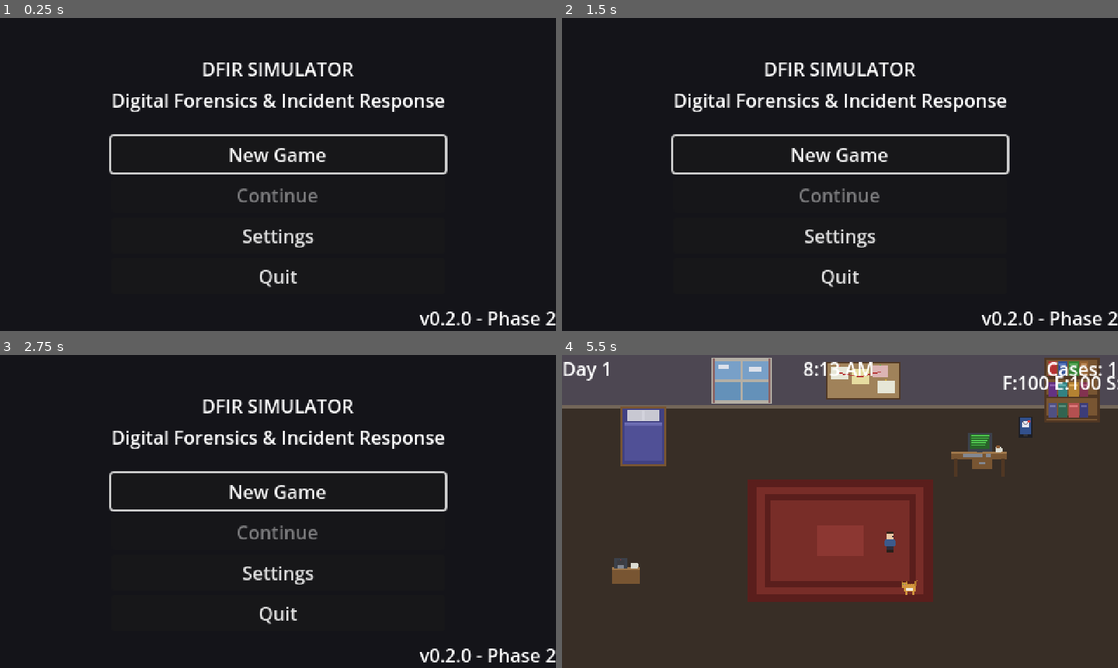
Above: before the commit, frames 1-4 (two rows, left to right).
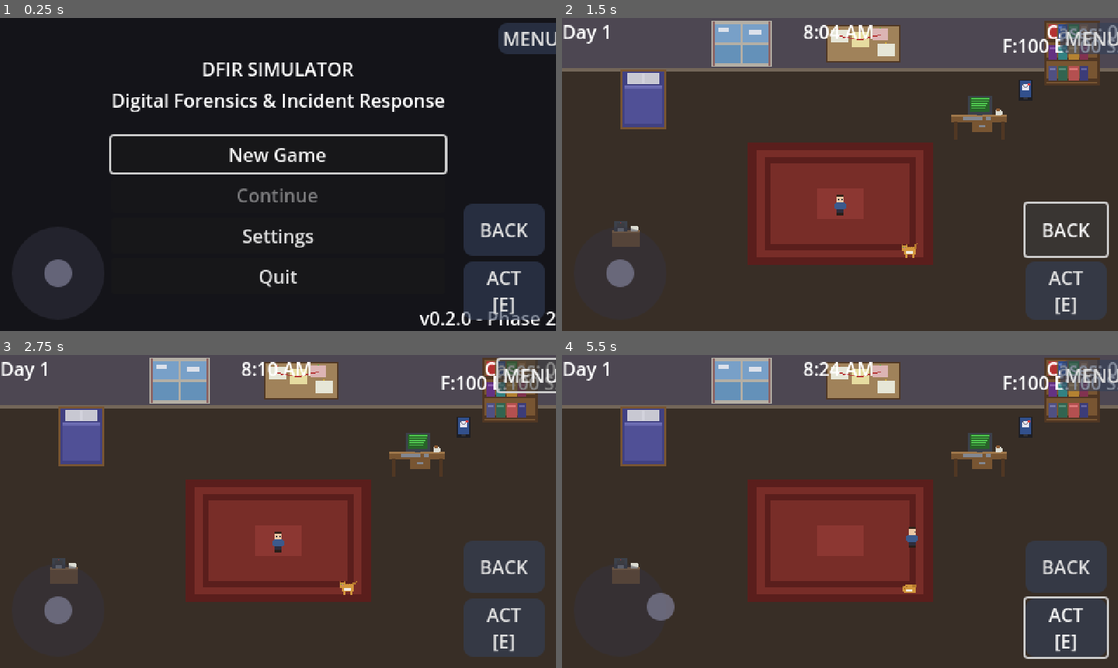
Above: after the commit, the same moments.

Repository: jbeley/dfir-godot
Game: Godot game, scene res://src/scenes/main_menu/main_menu.tscn
Two runs of this game, one before a commit and one after it. Both use one fixed random seed, a clock stepped at 60 frames per second and the inputs below. Sound files missing from this copy of the repository are replaced by a short silence.
Inputs (mouse positions are in pixels of both pictures, inside the frame that each line leads up to):
- Up to frame 1 (0.25 s): no input
- Up to frame 2 (1.5 s): click (1067, 230) at 0.5 s, where only the run after the commit has a clickable "BACK"; click (1067, 230) at 1.25 s, where only the run after the commit has a clickable "BACK"
- Up to frame 3 (2.75 s): click (533, 373) at 2 s, where only the run after the commit has a clickable "MENU"
- Up to frame 4 (5.5 s): click (840, 492) at 2.75 s, where only the run before the commit has a clickable "New Game"; click (1067, 627) at 3.5 s, where only the run after the commit has a clickable "ACT [E]"; tap Enter (ui_accept) at 4.25, 4.52 s; move the mouse to (962, 495) at 4.27 s; hold D (move_right) 4.28-5 s; hold E (interact) 4.28-5 s; click (962, 495) at 4.42 s; drag from (728, 527) to (906, 586) at 5.02 s

The runs differ from the first frame. In frame 1, 6.4% of the frame differs, in the area x 8-100%, y 1-97%; in frame 2, 100%, in the area x 0-100%, y 0-100%; in frame 3, 100%; in frame 4, 7.2%.

Commit message:
fix: overhaul mobile touch controls
- Touch controls now a global autoload (persists across all scenes)
- Always visible on web builds (phones, tablets, touchscreen laptops)
- Auto-detects first touch event and shows controls
- Larger joystick (80x80) with styled semi-transparent background
- Styled buttons with pressed state feedback
- ACT [E] button for interactions
- BACK button to return to office from any scene
- MENU button for pause
- process_mode=ALWAYS so pause menu works
- Removed per-scene touch control loading

https://claude.ai/code/session_012KjAGV9HwsNLnUB9PY2fQ5

Diff:
--- a/project.godot
+++ b/project.godot
@@ -29,6 +29,7 @@
 SfxBank="*res://src/autoloads/sfx_bank.gd"
 CampaignManager="*res://src/systems/campaign/campaign_manager.gd"
 TutorialManager="*res://src/systems/tutorial/tutorial_manager.gd"
+TouchControls="*res://src/ui/components/touch_controls.tscn"
 
 [display]
 
--- a/src/scenes/office/office.gd
+++ b/src/scenes/office/office.gd
@@ -32,10 +32,6 @@
 		_hud = hud_scene.instantiate()
 		add_child(_hud)
 
-	# Add touch controls for mobile
-	var touch_scene := load("res://src/ui/components/touch_controls.tscn") as PackedScene
-	if touch_scene:
-		add_child(touch_scene.instantiate())
 
 	# Show case notification if there are active cases
 	if CaseManager.get_active_case_count() > 0:
--- a/src/ui/components/touch_controls.gd
+++ b/src/ui/components/touch_controls.gd
@@ -1,78 +1,94 @@
 extends CanvasLayer
-## On-screen touch controls for mobile. Virtual joystick + action buttons.
-## Auto-shows on touch devices, hidden on desktop.
+## On-screen touch controls for mobile/tablet.
+## Virtual joystick (left) + action buttons (right).
+## Always visible on web builds to support touchscreen laptops and phones.
 
 var _joystick_center := Vector2.ZERO
 var _joystick_touching := false
 var _joystick_touch_index := -1
 var _joystick_vector := Vector2.ZERO
+var _is_touch_active := false
 
-const JOYSTICK_RADIUS := 30.0
-const JOYSTICK_DEAD_ZONE := 0.15
-
-@onready var joystick_bg: Control = $JoystickBG
-@onready var joystick_knob: Control = $JoystickBG/Knob
-@onready var btn_interact: Button = $BtnInteract
-@onready var btn_pause: Button = $BtnPause
+const JOYSTICK_RADIUS := 35.0
+const JOYSTICK_DEAD_ZONE := 0.12
 
 
 func _ready() -> void:
 	layer = 50
-	# Only show on touch/mobile
-	var is_mobile := _detect_mobile()
-	visible = is_mobile
+	process_mode = Node.PROCESS_MODE_ALWAYS
 
-	if is_mobile:
-		btn_interact.pressed.connect(_on_interact)
-		btn_pause.pressed.connect(_on_pause)
+	# Show on mobile, web, or any touch device
+	_is_touch_active = _should_show()
+
+	# Always connect buttons (they're just hidden on desktop)
+	$BtnInteract.pressed.connect(_on_interact)
+	$BtnPause.pressed.connect(_on_pause)
+	$BtnBack.pressed.connect(_on_back)
+
+	_update_visibility()
+
+	# Listen for touch events to auto-show
+	if not _is_touch_active:
+		set_process_input(true)
 
 
-func _detect_mobile() -> bool:
-	# In web builds, check if it's a touch device
+func _should_show() -> bool:
+	if OS.has_feature("mobile") or OS.has_feature("android") or OS.has_feature("ios"):
+		return true
 	if OS.has_feature("web"):
-		return DisplayServer.is_touchscreen_available()
-	return OS.has_feature("mobile") or OS.has_feature("android") or OS.has_feature("ios")
+		# Always show on web - many users on phones/tablets
+		return true
+	return DisplayServer.is_touchscreen_available()
 
 
 func _input(event: InputEvent) -> void:
-	if not visible:
+	# Auto-show on first touch event
+	if not _is_touch_active and (event is InputEventScreenTouch or event is InputEventScreenDrag):
+		_is_touch_active = true
+		_update_visibility()
+
+	if not _is_touch_active:
 		return
 
 	if event is InputEventScreenTouch:
 		var touch: InputEventScreenTouch = event
-		# Check if touch is in the joystick area (left half of screen)
-		if touch.position.x < get_viewport().get_visible_rect().size.x * 0.4:
+		var vp_size := get_viewport().get_visible_rect().size
+		# Joystick area: left 40% of screen
+		if touch.position.x < vp_size.x * 0.4 and touch.position.y > vp_size.y * 0.4:
 			if touch.pressed:
 				_joystick_touching = true
 				_joystick_touch_index = touch.index
-				_joystick_center = joystick_bg.global_position + joystick_bg.size / 2.0
+				_joystick_center = $JoystickBG.global_position + $JoystickBG.size / 2.0
 			elif touch.index == _joystick_touch_index:
-				_joystick_touching = false
-				_joystick_touch_index = -1
-				_joystick_vector = Vector2.ZERO
-				joystick_knob.position = joystick_bg.size / 2.0 - joystick_knob.size / 2.0
-				_update_input()
+				_stop_joystick()
 
 	elif event is InputEventScreenDrag:
 		var drag: InputEventScreenDrag = event
 		if drag.index == _joystick_touch_index and _joystick_touching:
 			var delta := drag.position - _joystick_center
-			var distance := delta.length()
-			if distance > JOYSTICK_RADIUS:
+			if delta.length() > JOYSTICK_RADIUS:
 				delta = delta.normalized() * JOYSTICK_RADIUS
 
 			_joystick_vector = delta / JOYSTICK_RADIUS
 			if _joystick_vector.length() < JOYSTICK_DEAD_ZONE:
 				_joystick_vector = Vector2.ZERO
 
-			# Move knob visual
-			joystick_knob.position = joystick_bg.size / 2.0 - joystick_knob.size / 2.0 + delta
-
-			_update_input()
+			$JoystickBG/Knob.position = $JoystickBG.size / 2.0 - $JoystickBG/Knob.size / 2.0 + delta
+			_update_movement()
 
 
-func _update_input() -> void:
-	# Emit movement input actions
+func _stop_joystick() -> void:
+	_joystick_touching = false
+	_joystick_touch_index = -1
+	_joystick_vector = Vector2.ZERO
+	$JoystickBG/Knob.position = $JoystickBG.size / 2.0 - $JoystickBG/Knob.size / 2.0
+	Input.action_release("move_left")
+	Input.action_release("move_right")
+	Input.action_release("move_up")
+	Input.action_release("move_down")
+
+
+func _update_movement() -> void:
 	Input.action_release("move_left")
 	Input.action_release("move_right")
 	Input.action_release("move_up")
@@ -89,6 +105,13 @@
 		Input.action_press("move_down", _joystick_vector.y)
 
 
+func _update_visibility() -> void:
+	$JoystickBG.visible = _is_touch_active
+	$BtnInteract.visible = _is_touch_active
+	$BtnPause.visible = _is_touch_active
+	$BtnBack.visible = _is_touch_active
+
+
 func _on_interact() -> void:
 	Input.action_press("interact")
 	await get_tree().create_timer(0.1).timeout
@@ -99,3 +122,10 @@
 	Input.action_press("pause_game")
 	await get_tree().create_timer(0.1).timeout
 	Input.action_release("pause_game")
+
+
+func _on_back() -> void:
+	# Universal back: return to office from any scene
+	var current := get_tree().current_scene
+	if current and current.scene_file_path != "res://src/scenes/office/office.tscn":
+		GameManager.change_scene("res://src/scenes/office/office.tscn")
--- a/src/ui/components/touch_controls.tscn
+++ b/src/ui/components/touch_controls.tscn
@@ -1,6 +1,42 @@
-[gd_scene load_steps=2 format=3 uid="uid://touch_controls"]
+[gd_scene load_steps=6 format=3 uid="uid://touch_controls"]
 
 [ext_resource type="Script" path="res://src/ui/components/touch_controls.gd" id="1_touch"]
+
+[sub_resource type="StyleBoxFlat" id="joystick_bg_style"]
+bg_color = Color(0.2, 0.2, 0.25, 0.5)
+corner_radius_top_left = 40
+corner_radius_top_right = 40
+corner_radius_bottom_right = 40
+corner_radius_bottom_left = 40
+
+[sub_resource type="StyleBoxFlat" id="knob_style"]
+bg_color = Color(0.5, 0.5, 0.6, 0.7)
+corner_radius_top_left = 16
+corner_radius_top_right = 16
+corner_radius_bottom_right = 16
+corner_radius_bottom_left = 16
+
+[sub_resource type="StyleBoxFlat" id="btn_style"]
+bg_color = Color(0.2, 0.25, 0.35, 0.6)
+corner_radius_top_left = 8
+corner_radius_top_right = 8
+corner_radius_bottom_right = 8
+corner_radius_bottom_left = 8
+content_margin_left = 4.0
+content_margin_top = 2.0
+content_margin_right = 4.0
+content_margin_bottom = 2.0
+
+[sub_resource type="StyleBoxFlat" id="btn_pressed_style"]
+bg_color = Color(0.3, 0.4, 0.6, 0.8)
+corner_radius_top_left = 8
+corner_radius_top_right = 8
+corner_radius_bottom_right = 8
+corner_radius_bottom_left = 8
+content_margin_left = 4.0
+content_margin_top = 2.0
+content_margin_right = 4.0
+content_margin_bottom = 2.0
 
 [node name="TouchControls" type="CanvasLayer"]
 layer = 50
@@ -10,11 +46,12 @@
 anchors_preset = 2
 anchor_top = 1.0
 anchor_bottom = 1.0
-offset_left = 16.0
-offset_top = -80.0
-offset_right = 80.0
-offset_bottom = -16.0
+offset_left = 10.0
+offset_top = -90.0
+offset_right = 90.0
+offset_bottom = -10.0
 mouse_filter = 0
+theme_override_styles/panel = SubResource("joystick_bg_style")
 
 [node name="Knob" type="Panel" parent="JoystickBG"]
 anchors_preset = 8
@@ -22,10 +59,11 @@
 anchor_top = 0.5
 anchor_right = 0.5
 anchor_bottom = 0.5
-offset_left = -10.0
-offset_top = -10.0
-offset_right = 10.0
-offset_bottom = 10.0
+offset_left = -12.0
+offset_top = -12.0
+offset_right = 12.0
+offset_bottom = 12.0
+theme_override_styles/panel = SubResource("knob_style")
 
 [node name="BtnInteract" type="Button" parent="."]
 anchors_preset = 3
@@ -33,18 +71,37 @@
 anchor_top = 1.0
 anchor_right = 1.0
 anchor_bottom = 1.0
-offset_left = -70.0
-offset_top = -55.0
-offset_right = -16.0
-offset_bottom = -16.0
-text = "E"
+offset_left = -80.0
+offset_top = -60.0
+offset_right = -10.0
+offset_bottom = -10.0
+theme_override_styles/normal = SubResource("btn_style")
+theme_override_styles/pressed = SubResource("btn_pressed_style")
+text = "ACT
+[E]"
+
+[node name="BtnBack" type="Button" parent="."]
+anchors_preset = 3
+anchor_left = 1.0
+anchor_top = 1.0
+anchor_right = 1.0
+anchor_bottom = 1.0
+offset_left = -80.0
+offset_top = -110.0
+offset_right = -10.0
+offset_bottom = -65.0
+theme_override_styles/normal = SubResource("btn_style")
+theme_override_styles/pressed = SubResource("btn_pressed_style")
+text = "BACK"
 
 [node name="BtnPause" type="Button" parent="."]
 anchors_preset = 1
 anchor_left = 1.0
 anchor_right = 1.0
-offset_left = -40.0
+offset_left = -50.0
 offset_top = 4.0
 offset_right = -4.0
-offset_bottom = 24.0
-text = "II"
+offset_bottom = 28.0
+theme_override_styles/normal = SubResource("btn_style")
+theme_override_styles/pressed = SubResource("btn_pressed_style")
+text = "MENU"
